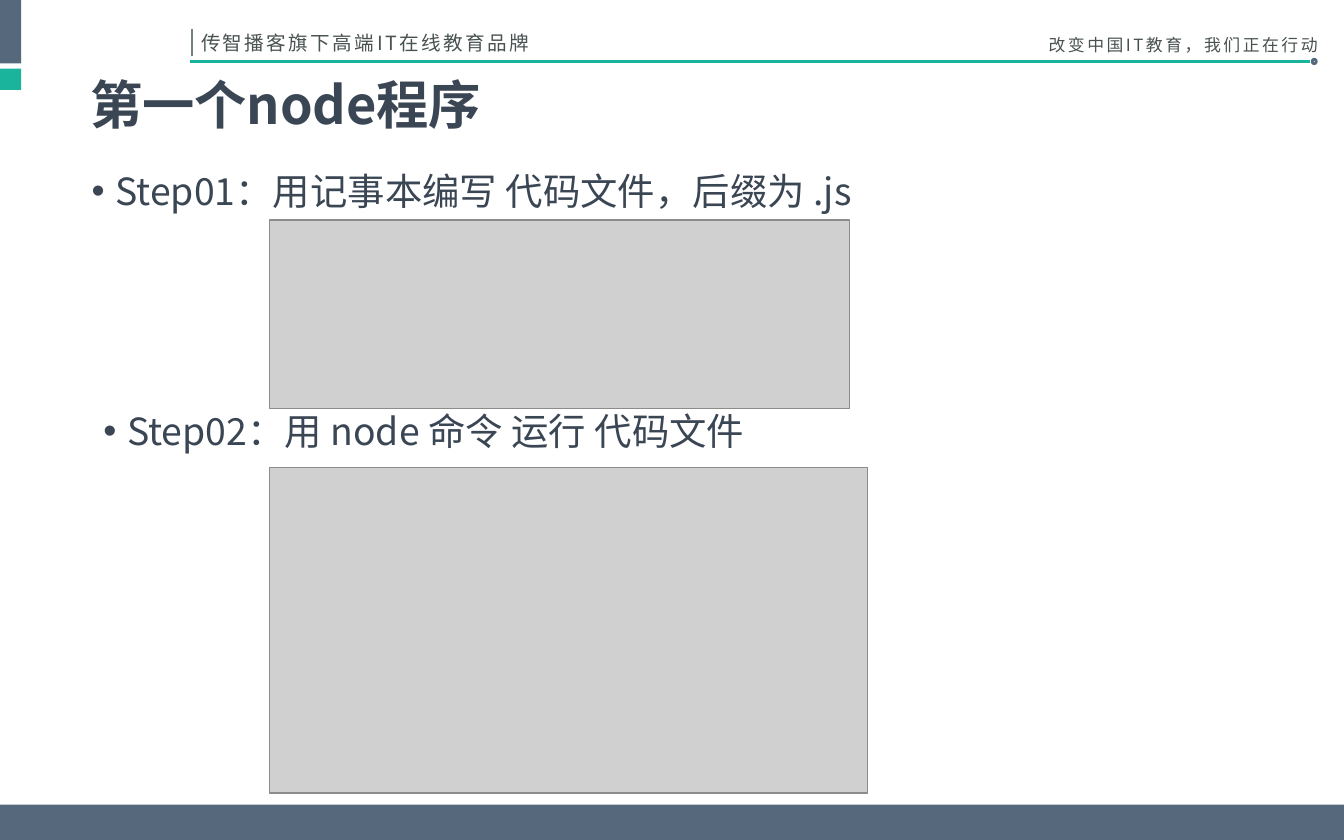
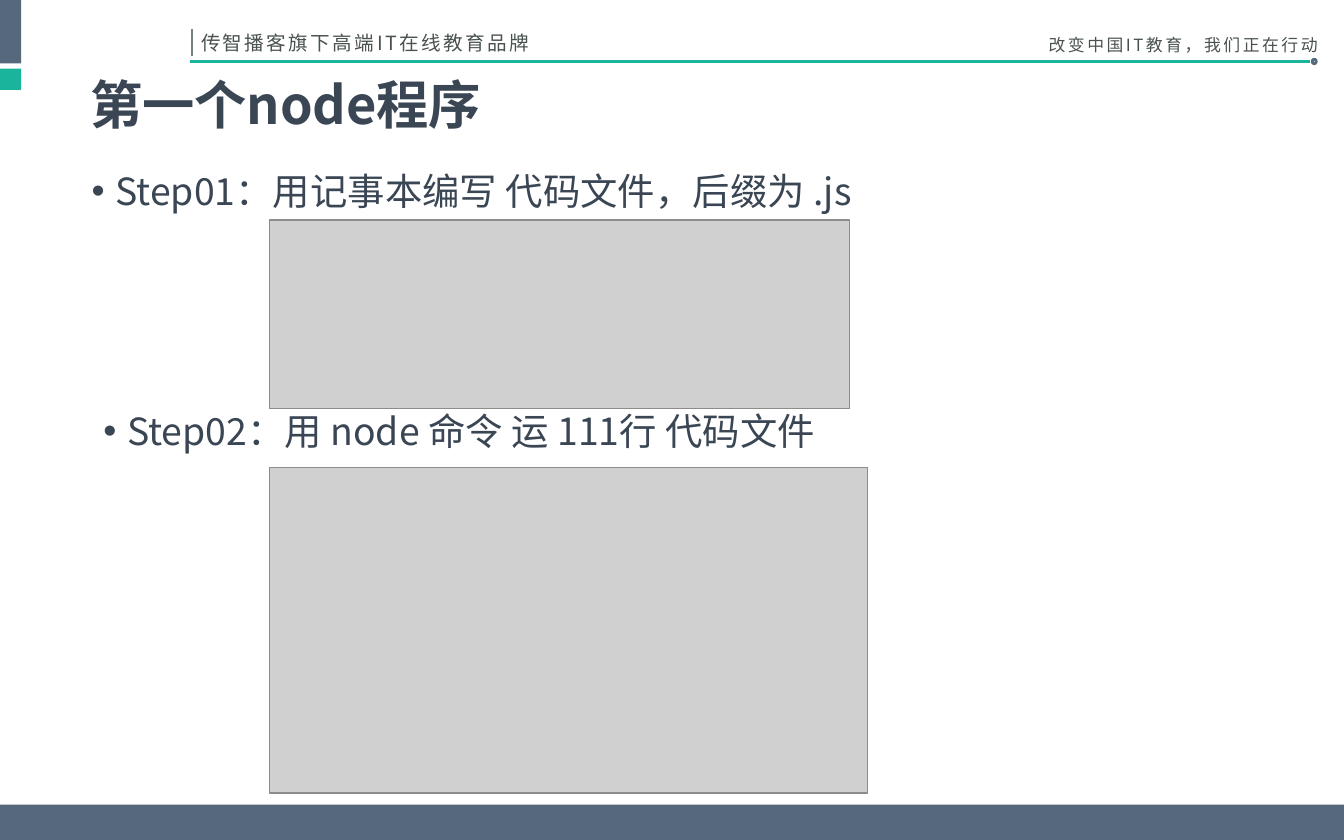
Before and after one commit to jameszou707/FrontWebCourse, a slide deck: slide 28 of Web前端.编程基础.pptx. Drawn at 1344x840 pixels with LibreOffice and Linux fonts; fonts in the diff are those of the drawing; grey boxes stand for pictures; background and template pictures are left out. Boxes give left, top, right and bottom in pixels: in the first picture for what was removed or moved away, otherwise in the second. Text is boxed around its words. In the diff, an @@ line names an element or a change of style, - is before the commit and + after.

```diff
--- a/Web前端.编程基础.pptx
+++ b/Web前端.编程基础.pptx
@@ text at [127,407,815,454]: text changed @@
-• Step02：用 node 命令 运行 代码文件
+• Step02：用 node 命令 运 111行 代码文件
```
Also in this commit, not shown: 2 other files.
